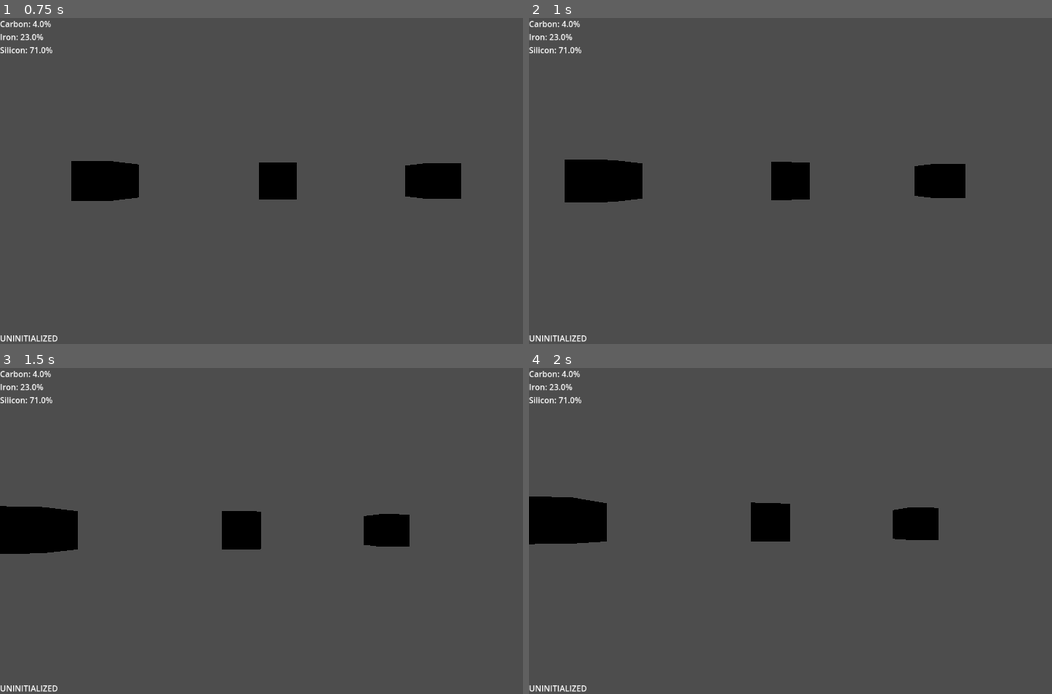
Above: before the commit, frames 1-4 (two rows, left to right).
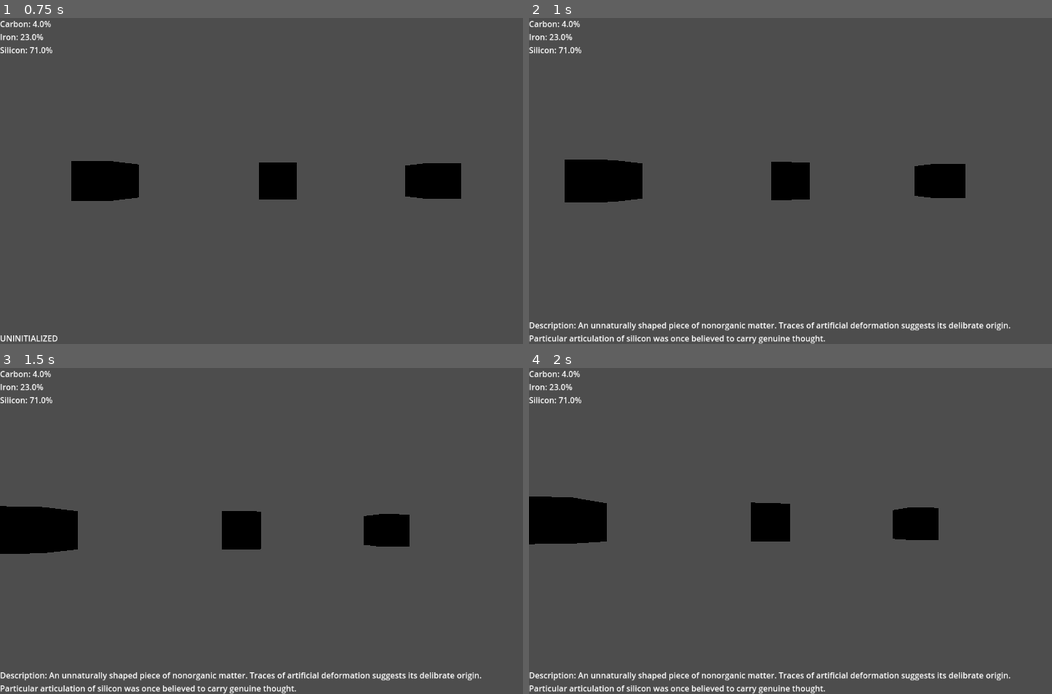
Above: after the commit, the same moments.

Repository: BipedalMammalRescue/nice-boat-game
Game: Godot game, scene res://Scenes/tb_ship_yard.tscn
Same seed, same stepped clock (60 frames per second), same inputs: the game is played once before the commit and once after it.
Inputs:
- Up to frame 1 (0.75 s): tap Enter at 0.5 s; hold Right (right) from 0.53 s (still down); tap Space (scan) at 0.6 s
- Up to frame 2 (1 s): keep holding Right (right); tap F (capture, bound only after the commit) at 0.8 s
- Up to frame 3 (1.5 s): release Right (right) at 1.28 s; hold Q (translate_down) from 1.28 s (still down); tap F (capture, bound only after the commit) at 1.35 s
- Up to frame 4 (2 s): keep holding Q (translate_down); tap Space (scan) at 1.55 s

Frame 1 is identical in both runs. In frame 2, 1.6% of the frame differs, in the area x 0-93%, y 93-100%; in frame 3, 1.6%; in frame 4, 1.6%.

Commit message:
fix capture logic

Diff:
--- a/Scenes/tb_ship_yard.tscn
+++ b/Scenes/tb_ship_yard.tscn
@@ -81,7 +81,7 @@
 text = "UNINITIALIZED"
 script = ExtResource("7_apeqp")
 
-[node name="Label" type="Label" parent="Control"]
+[node name="DebugCaptureDisplay" type="Label" parent="Control"]
 layout_mode = 1
 anchors_preset = 2
 anchor_top = 1.0
@@ -94,9 +94,11 @@
 
 [connection signal="look_direction_update" from="Ship" to="Ship/MainCamera" method="look_at_new_direction"]
 [connection signal="look_direction_update" from="Ship" to="Ship/Scanner" method="look_at_new_direction"]
+[connection signal="capture_result" from="Ship/Scanner" to="Control/DebugCaptureDisplay" method="show_poi"]
 [connection signal="scan_result" from="Ship/Scanner" to="Control/DebugPoiDisplay" method="_on_scanner_scan_result"]
 [connection signal="accelerate" from="InputManager" to="Ship" method="accelerate"]
 [connection signal="ascend" from="InputManager" to="Ship" method="ascend"]
+[connection signal="capture" from="InputManager" to="Ship/Scanner" method="request_capture"]
 [connection signal="decelerate" from="InputManager" to="Ship" method="decelerate"]
 [connection signal="dive" from="InputManager" to="Ship" method="dive"]
 [connection signal="left" from="InputManager" to="Ship" method="turn_left"]
--- a/Scripts/Debug/debug_capture_display.gd
+++ b/Scripts/Debug/debug_capture_display.gd
@@ -1,2 +1,5 @@
 extends Label
 class_name DebugCaptureDisplay
+
+func show_poi(poi: PoiData) -> void:
+	text = "Description: {0}".format([poi.flavor_text])
--- a/Scripts/Debug/debug_poi_screen.gd
+++ b/Scripts/Debug/debug_poi_screen.gd
@@ -1,8 +1,7 @@
 extends Label
 class_name DebugPoiScreen
 
-func _on_scanner_scan_result(poiObj: PointOfInterest) -> void:
-	var poi = poiObj.data
+func _on_scanner_scan_result(poi: PoiData) -> void:
 	var total_mass = poi.carbon_mass + poi.iron_mass + poi.silicon_mass
 	var carbon_percentage = floor(poi.carbon_mass / total_mass * 100)
 	var iron_percentage = floor(poi.iron_mass / total_mass * 100)
--- a/Scripts/input_manager.gd
+++ b/Scripts/input_manager.gd
@@ -10,6 +10,7 @@
 signal translate(delta: float, direction: Vector3)
 
 signal scan()
+signal capture()
 
 func _process(delta: float) -> void:
 	if Input.is_action_pressed("accelerate"):
@@ -34,3 +35,5 @@
 		translate.emit(delta, Vector3.RIGHT)
 	if Input.is_action_just_pressed("scan"):
 		scan.emit()
+	if Input.is_action_just_pressed("capture"):
+		capture.emit()
--- a/Scripts/scanner.gd
+++ b/Scripts/scanner.gd
@@ -1,40 +1,44 @@
 extends Node3D
 class_name Scanner
 
-signal scan_result(poi: PointOfInterest)
+signal scan_result(poi: PoiData)
+signal capture_result(poi: PoiData)
 
 @export var collision_config: CollisionConfigs
 @export var scan_distance: float
 
 var should_scan: bool = false
+var should_capture: bool = false
 var look_direction: Vector3
 
 func request_scan() -> void:
 	should_scan = true
 
+func request_capture() -> void:
+	should_capture = true
+
 func look_at_new_direction(direction: Vector3) -> void:
 	look_direction = direction.normalized()
 
-# TODO: wtf am I doing here
+func process_scan_or_capture(result: Dictionary, scan: bool, capture: bool) -> void:
+	if result.is_empty() || result.collider is not PointOfInterest:
+		return
+	var poi := result.collider as PointOfInterest
+	if poi and scan:
+		scan_result.emit(poi.data)
+	if poi and capture:
+		capture_result.emit(poi.data)
+
 func _physics_process(_delta: float) -> void:
-	if not should_scan:
+	if not should_scan and not should_capture:
 		return
-	should_scan = false
-
 	var space_state = get_world_3d().direct_space_state
-
 	var origin = global_transform.origin
 	var end = origin + look_direction * scan_distance
 	var query = PhysicsRayQueryParameters3D.create(origin, end)
 	query.collision_mask = collision_config.get_poi_mask()
 	query.collide_with_areas = true
-	#query.collision_mask = collision_config.get_poi_mask()
 	var result = space_state.intersect_ray(query)
-	if result.is_empty() || result.collider is not PointOfInterest:
-		return
-
-	var poi := result.collider as PointOfInterest
-
-	# process the collision result
-	if poi:
-		scan_result.emit(poi)
+	process_scan_or_capture(result, should_scan, should_capture)
+	should_scan = false
+	should_capture = false
--- a/project.godot
+++ b/project.godot
@@ -76,6 +76,11 @@
 "events": [Object(InputEventKey,"resource_local_to_scene":false,"resource_name":"","device":-1,"window_id":0,"alt_press …(191 unchanged characters)…
 ]
 }
+capture={
+"deadzone": 0.2,
+"events": [Object(InputEventKey,"resource_local_to_scene":false,"resource_name":"","device":-1,"window_id":0,"alt_pressed":false,"shift_pressed":false,"ctrl_pressed":false,"meta_pressed":false,"pressed":false,"keycode":0,"physical_keycode":70,"key_label":0,"unicode":102,"location":0,"echo":false,"script":null)
+]
+}
 
 [rendering]
 
